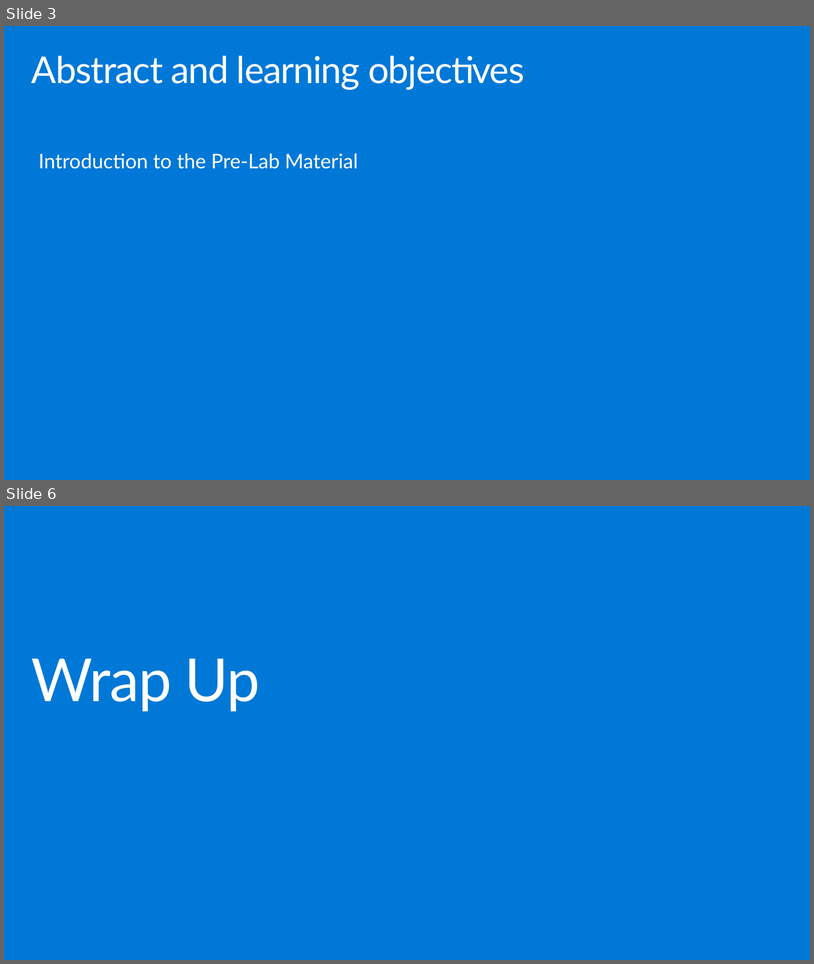
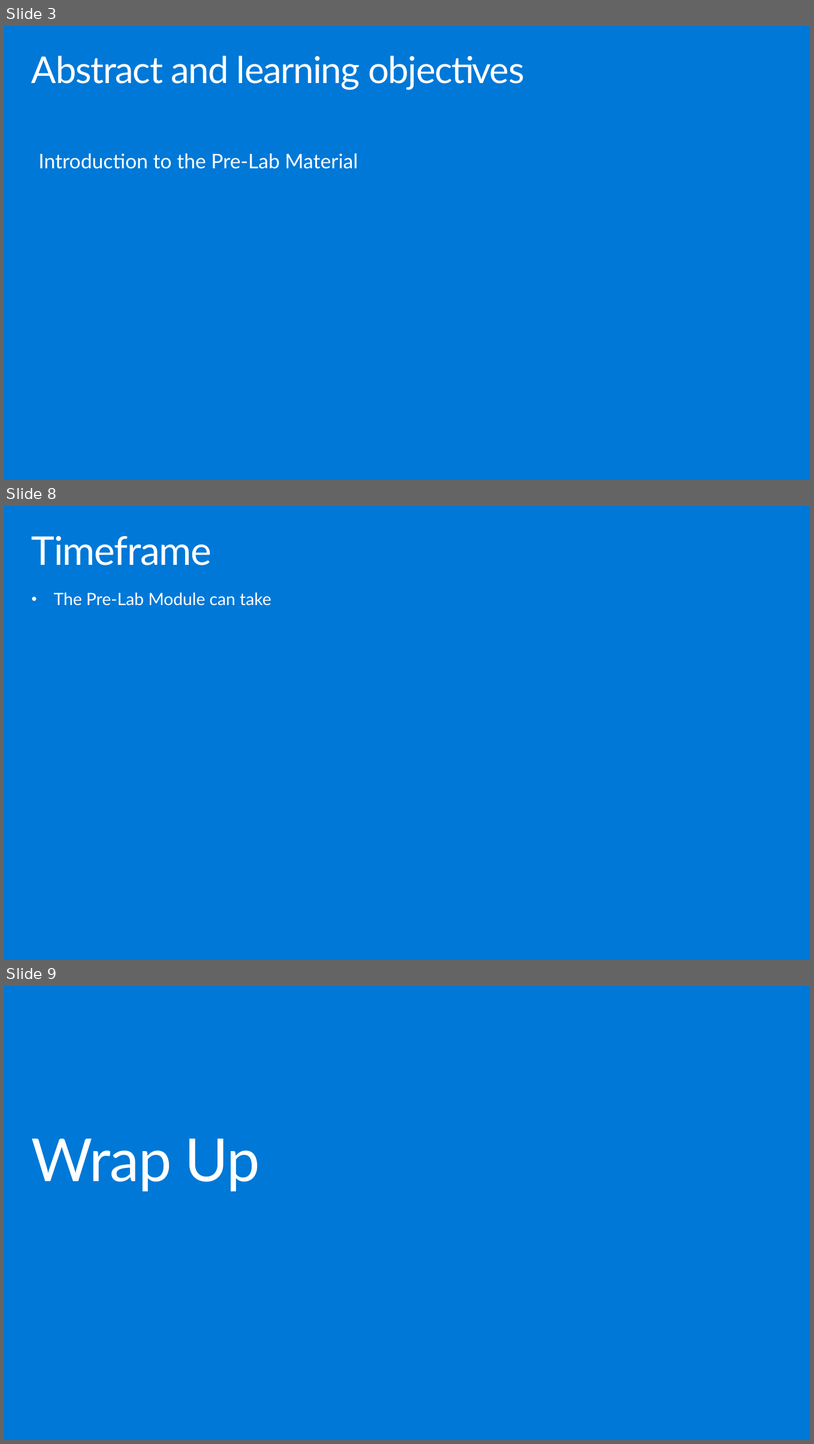
Before and after one commit to hnc198/AzurePowerBI, a slide deck: 4. Hands-on Modules/1. Pre-Lab Work/1. Pre-Lab Introduction.pptx. Shown one above the other, each under a label of ours: slides 3 and 6 before the commit, slides 3, 8 and 9 after it; the slides between them are not shown. The pictures are 814x964 and 814x1444 pixels, drawn with LibreOffice and Linux fonts; fonts in the diff are those of the drawing. Boxes give left, top, right and bottom in pixels: in the first picture for what was removed or moved away, otherwise in the second. Text is boxed around its words. In the diff, an @@ line names an element or a change of style, - is before the commit and + after.

```diff
--- a/4. Hands-on Modules/1. Pre-Lab Work/1. Pre-Lab Introduction.pptx
+++ b/4. Hands-on Modules/1. Pre-Lab Work/1. Pre-Lab Introduction.pptx
@@ slide 8 added at <box>4,506,810,960</box>, background #0078D7 @@
@@ title added at <box>32,536,212,565</box>, 47 pt, text #FFFFFF @@
+Timeframe
@@ text added at <box>54,592,272,606</box>, 20.2 pt, text #FFFFFF @@
+• The Pre-Lab Module can take
@@ what was slide 6 is now slide 9 @@
```
Also in this commit, not shown: 2 slides changed, 2 other slides added, 3 other files.
